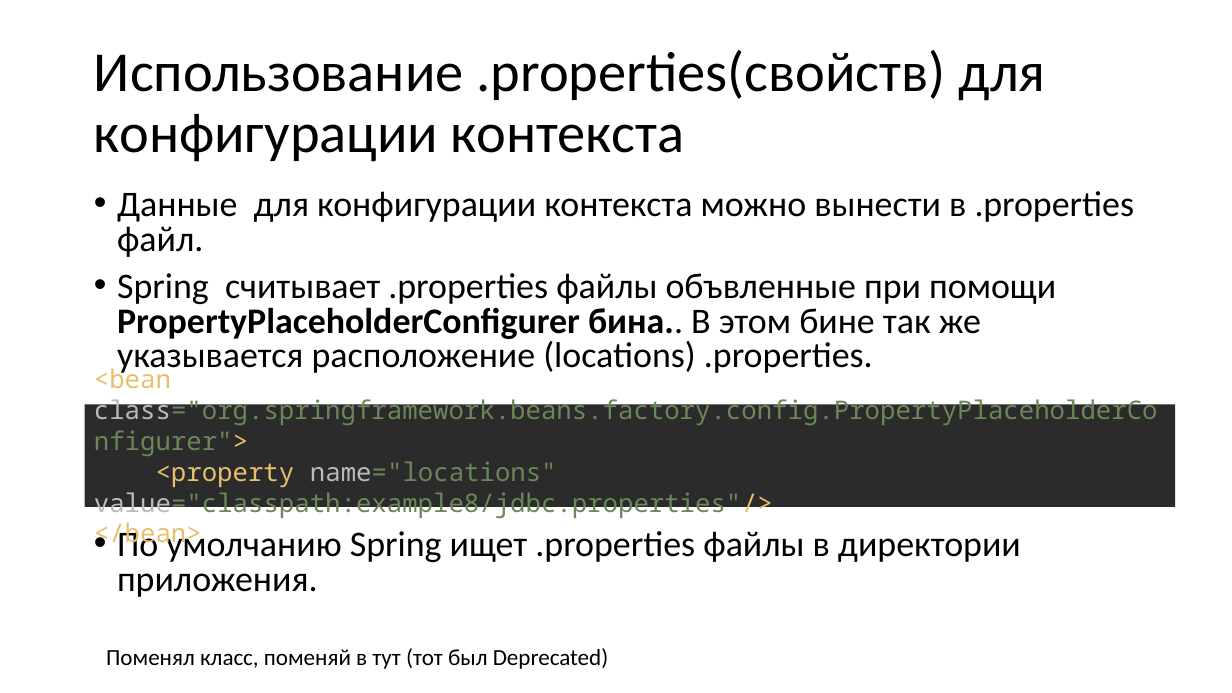
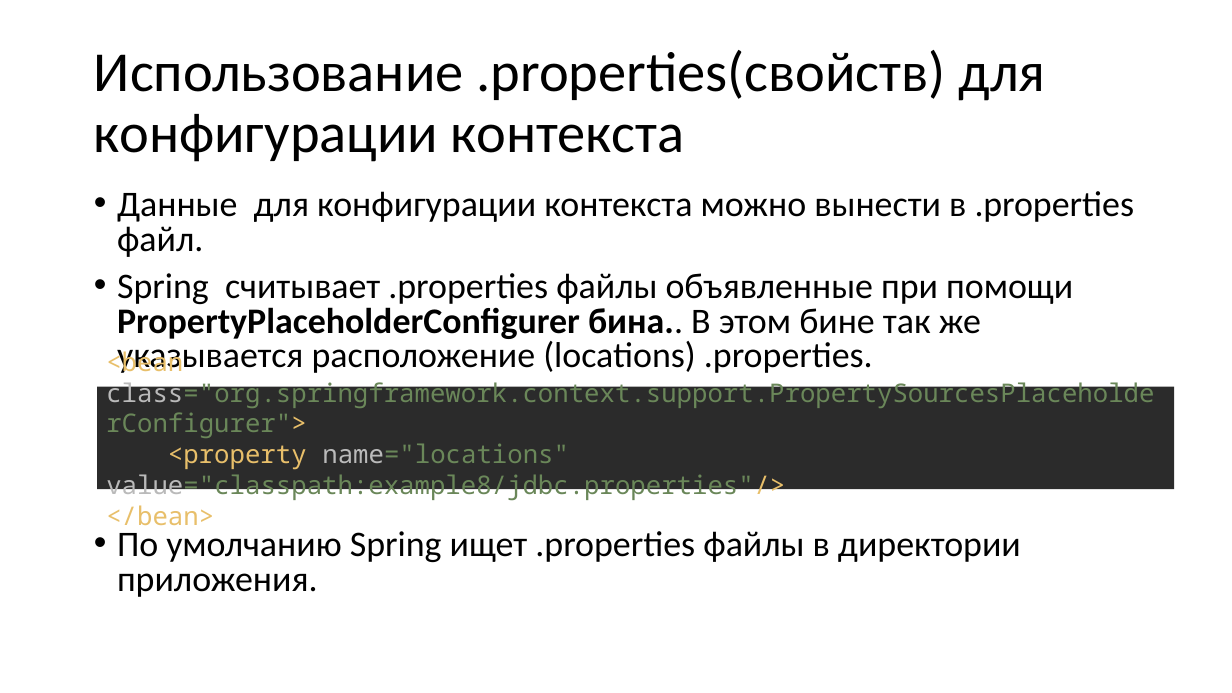
Before and after one commit to Zaudinov/Spring.IoC, a slide deck: slide 1 of presentations/example8.pptx. Drawn at 1232x693 pixels with LibreOffice and Linux fonts; fonts in the diff are those of the drawing. Boxes give left, top, right and bottom in pixels: in the first picture for what was removed or moved away, otherwise in the second. Text is boxed around its words. In the diff, an @@ line names an element or a change of style, - is before the commit and + after.

Commit message:
examples up to 15 were changed, pdf`s added

```diff
--- a/presentations/example8.pptx
+++ b/presentations/example8.pptx
@@ text at bbox=[117, 273, 1073, 373]: text changed @@
-• Spring считывает .properties файлы объвленные при помощи PropertyPlaceholderConfigurer бина.. В этом бине так же указывается расположение (locations) .properties.
+• Spring считывает .properties файлы объявленные при помощи PropertyPlaceholderConfigurer бина.. В этом бине так же указывается расположение (locations) .properties.
@@ rectangle "<bean class="org.springframework.context.support.PropertySou ...": place and size @@
-rectangle "<bean class="org.springframework.context.support.PropertySou ..." at bbox=[85, 405, 1176, 507]
+rectangle "<bean class="org.springframework.context.support.PropertySou ..." at bbox=[97, 386, 1175, 489]
@@ text in rectangle at bbox=[106, 349, 1154, 525]: text changed @@
-<bean class="org.springframework.beans.factory.config.PropertyPlaceholderConfigurer">
-<property name="locations" value="classpath:example8/jdbc.properties"/>
-</bean>
+<bean class="org.springframework.context.support.PropertySourcesPlaceholderConfigurer">
+<property name="locations" value="classpath:example8/jdbc.properties"/>
+</bean>
@@ text removed at bbox=[106, 648, 608, 669] @@
-Поменял класс, поменяй в тут (тот был Deprecated)
```
Also in this commit, not shown: 1 other slide changed, 43 other files.
